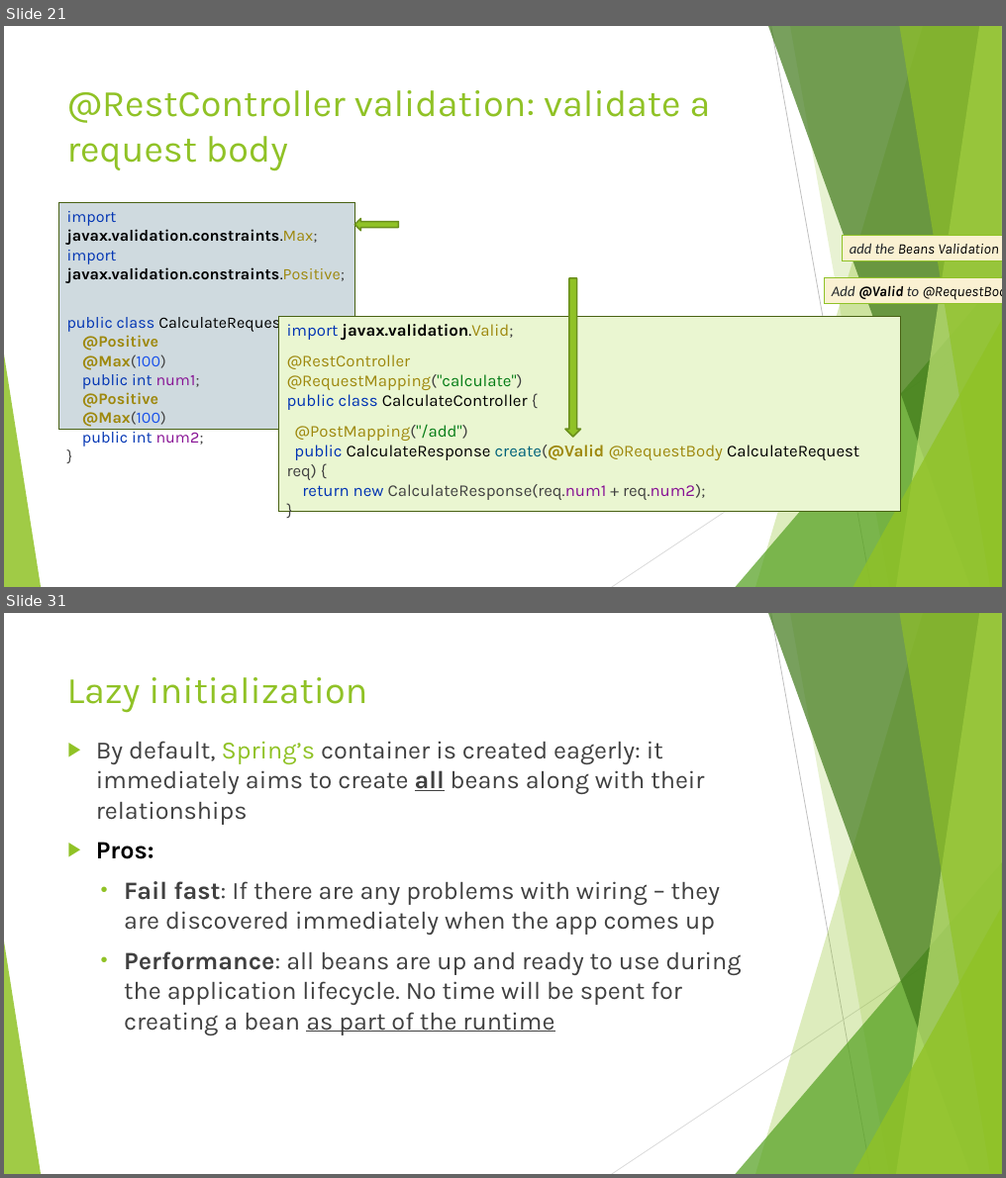
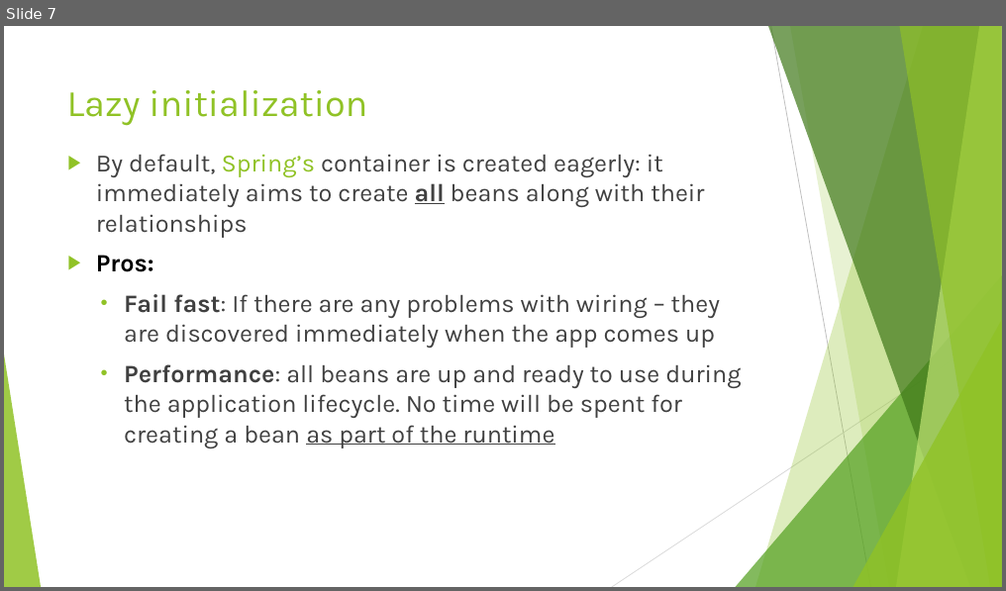
Before and after one commit to idanshal/sb-todo-app-tdp, a slide deck: course_data/presentations/practical_spring_boot_for_tdp_02.pptx. Shown one above the other, each under a label of ours: slides 21 and 31 before the commit, slide 7 after it; the slides between them are not shown. The pictures are 1006x1178 and 1006x591 pixels, drawn with LibreOffice and Linux fonts; fonts in the diff are those of the drawing. Boxes give left, top, right and bottom in pixels: in the first picture for what was removed or moved away, otherwise in the second. Text is boxed around its words. In the diff, an @@ line names an element or a change of style, - is before the commit and + after.

```diff
--- a/course_data/presentations/practical_spring_boot_for_tdp_02.pptx
+++ b/course_data/presentations/practical_spring_boot_for_tdp_02.pptx
@@ slide 21 removed at (x1=4, y1=26, x2=1002, y2=587), background #FFFFFF; not listed: 10 template elements that a slide beside it also shows @@
@@ title removed at (x1=67, y1=90, x2=711, y2=171) @@
-@RestController validation: validate a request body
@@ text removed at (x1=59, y1=202, x2=355, y2=430) @@
-import javax.validation.constraints.Max;
-import javax.validation.constraints.Positive;
-public class CalculateRequest {
-@Positive
-@Max(100)
-public int num1;
-@Positive
-@Max(100)
-public int num2;
-}
@@ left arrow removed at (x1=355, y1=218, x2=399, y2=230) @@
@@ rectangle removed at (x1=399, y1=211, x2=843, y2=236) @@
-add the Beans Validation annotations before the verified fields
@@ rectangle removed at (x1=478, y1=254, x2=825, y2=279) @@
-Add @Valid to @RequestBody
@@ down arrow removed at (x1=565, y1=278, x2=581, y2=437) @@
@@ text removed at (x1=279, y1=316, x2=901, y2=512) @@
-import javax.validation.Valid;
-@RestController
-@RequestMapping("calculate")
-public class CalculateController {
-@PostMapping("/add")
-public CalculateResponse create(@Valid @RequestBody CalculateRequest req) {
-return new CalculateResponse(req.num1 + req.num2);
-}
@@ what was slide 31 is now slide 7 @@
```
Also in this commit, not shown: 23 other slides removed.
